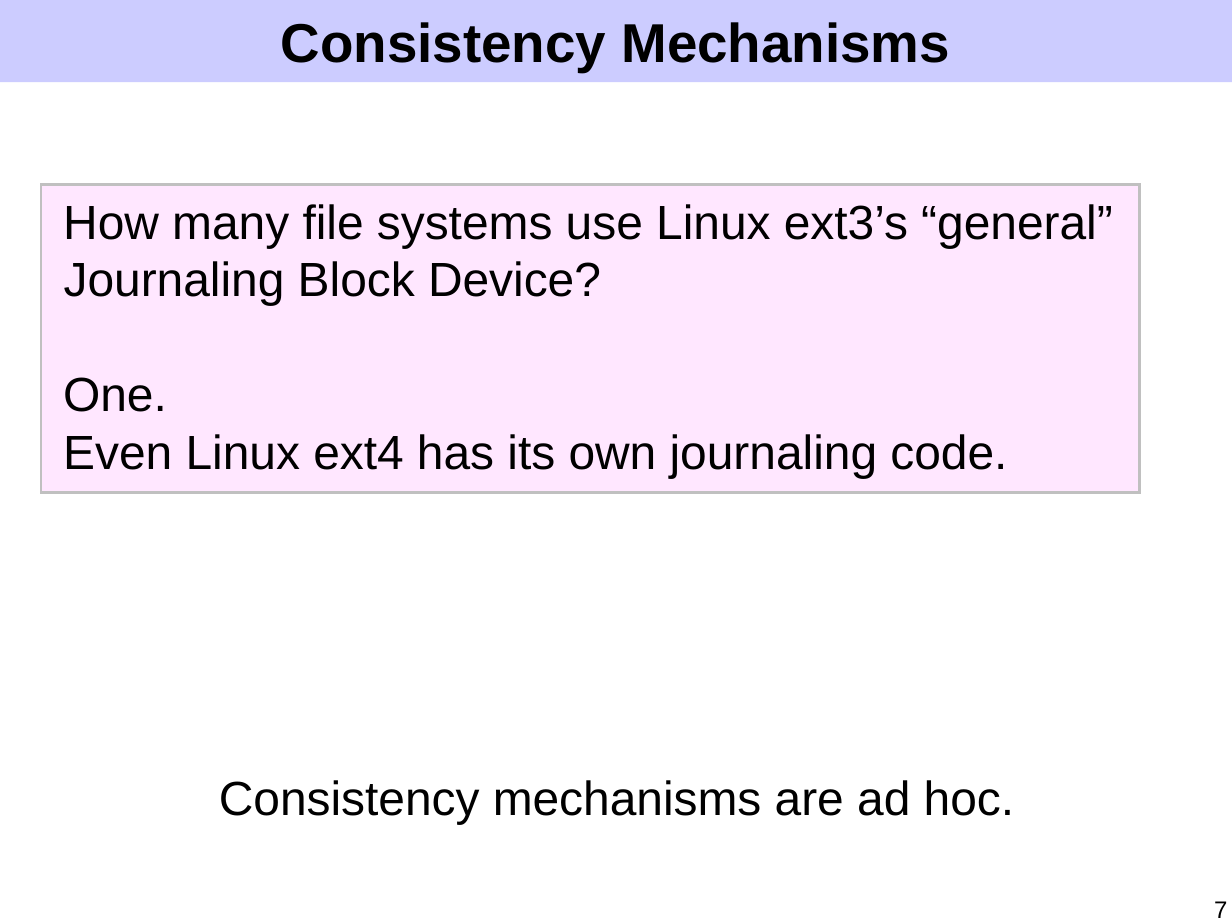
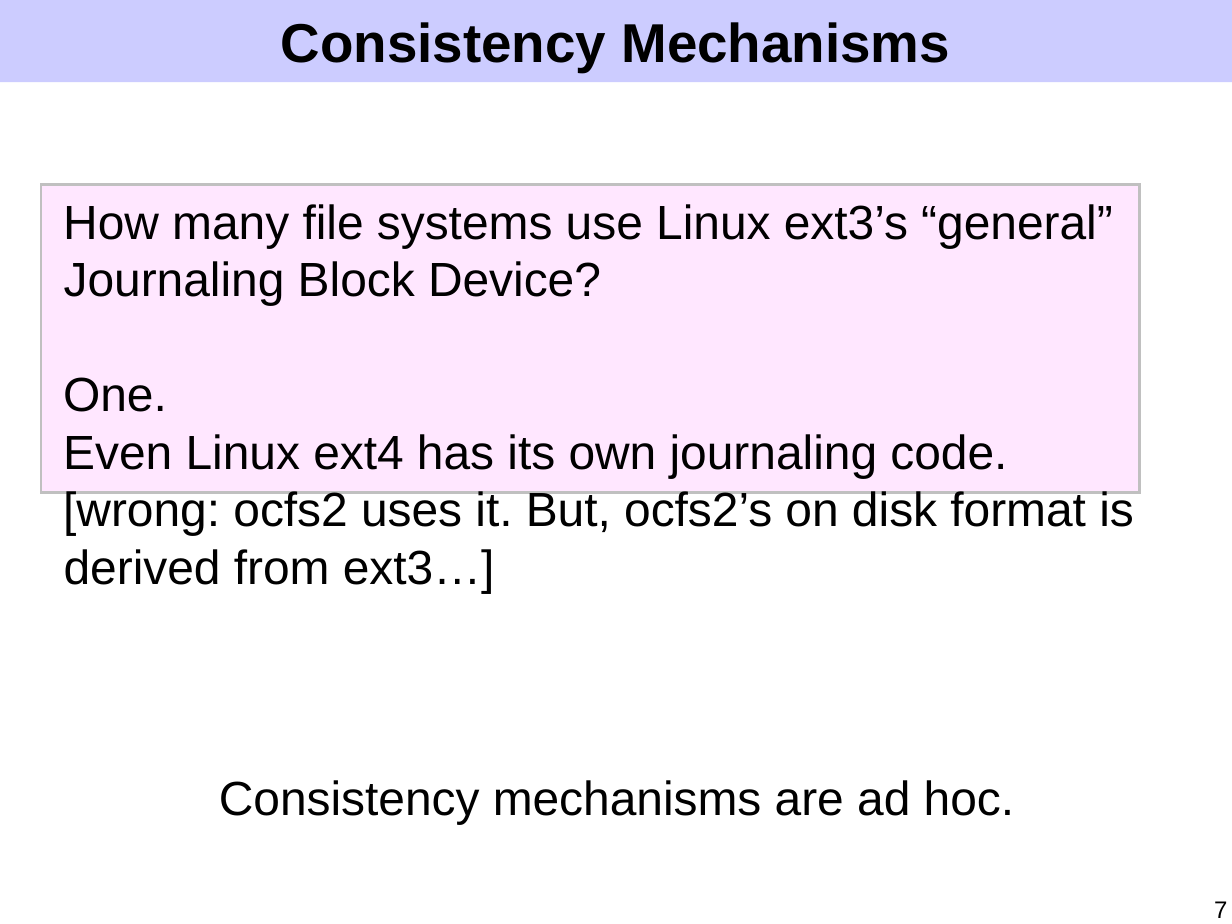
Before and after one commit to ucla-readable/fstitch-doc, a slide deck: slide 7 of sosp/pres.ppt. Drawn at 1232x924 pixels with LibreOffice and Linux fonts; fonts in the diff are those of the drawing. Boxes give left, top, right and bottom in pixels: in the first picture for what was removed or moved away, otherwise in the second. Text is boxed around its words. In the diff, an @@ line names an element or a change of style, - is before the commit and + after.

```diff
--- a/sosp/pres.ppt
+++ b/sosp/pres.ppt
@@ text at (x1=63, y1=491, x2=1134, y2=593): paragraph added @@
+[wrong: ocfs2 uses it. But, ocfs2’s on disk format is derived from ext3…]
```
Also in this commit, not shown: 5 other slides changed.
